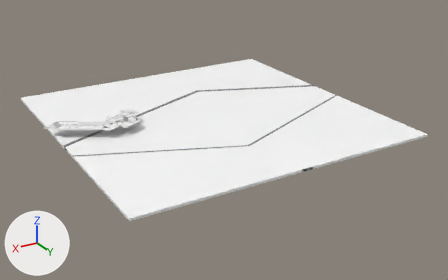
An edit to the glTF model others/5.gltf, drawn before and after from the same camera.
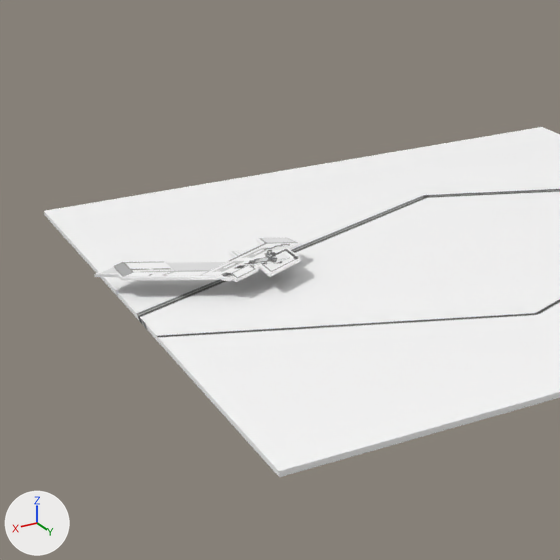
There are two pictures of each version: one whole from a 50 mm camera at (0.433, 0.767, 0.321) aimed at (-0.003, 0.039, -0.043), one close up on the part from 0% to 58% of the width and 0% to 93% of the height. Lighting does not change. The marker at lower left points along +X, +Y and +Z. Both versions are drawn at frame 35 of the action 'Curve.003Action'; the numbers are the values there.

The older version as bpy lines, for what is in view:
```python
me_mesh_004 = bpy.data.meshes.new('Mesh.004')
me_mesh_004.from_pydata(...)  # 122 vertices, 240 faces; spans x 0.0002..0.1016, y 0.0004..0.0536, z -0.0028..0.0
me_mesh_004.materials.append(mat_材质_013)  # picture img_书桌
me_平面 = bpy.data.meshes.new('平面')
me_平面.from_pydata(...)  # a box spanning x -1.0..1.0, y -1.0..1.0, z -0.02..0.0
me_平面.materials.append(mat_材质_003)  # picture img_地面2
ob_curve_003 = bpy.data.objects.new('Curve.003', me_mesh_004)
ob_curve_003.location = (0.1013, -0.0557, 0.0)
ob_curve_003.scale = (1.34, 1.34, 0.68)
ob_平面 = bpy.data.objects.new('平面', me_平面)
ob_平面.location = (0.0, 0.0, -0.0146)
ob_平面.rotation_euler = (0.0, 0.0, 1.571)  # degrees (0, 0, 90)
ob_平面.scale = (0.225, 0.225, 0.225)
```
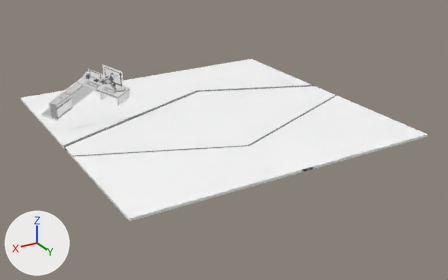
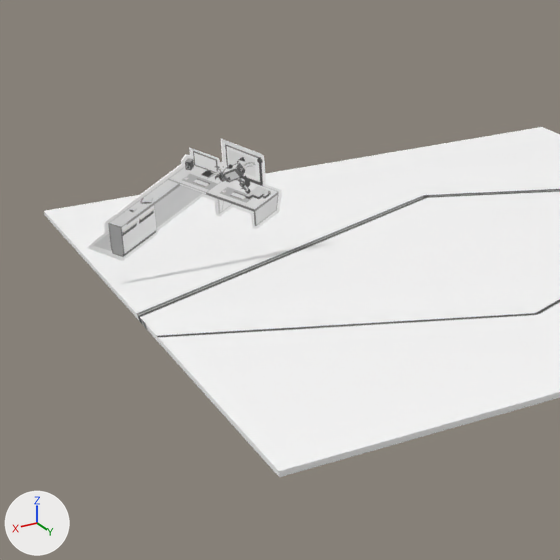
Diff of the bpy script that builds the scene:
```diff
--- a/others/5.gltf.py
+++ b/others/5.gltf.py
@@ ob_curve_003 @@
 ob_curve_003.location = (0.1013, -0.0557, 0.0)
+ob_curve_003.rotation_euler = (1.571, 0.0, 0.0)  # degrees (90, 0, 0)
 ob_curve_003.scale = (1.34, 1.34, 0.68)
```

Boxes (x1, y1, x2, y2) around the edits, measured in the close-ups (560 x 560 px):
'Curve.003', turned: before (94, 237, 301, 282); after (86, 138, 282, 261)
